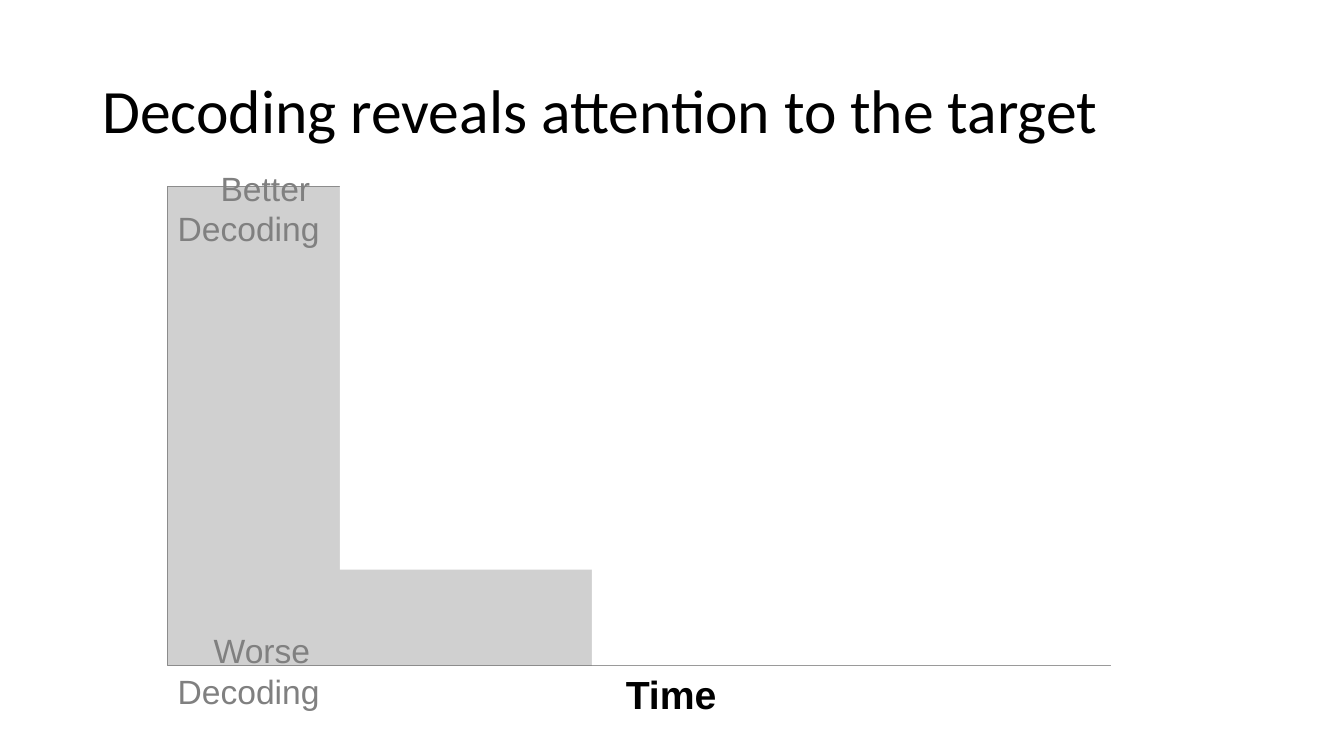
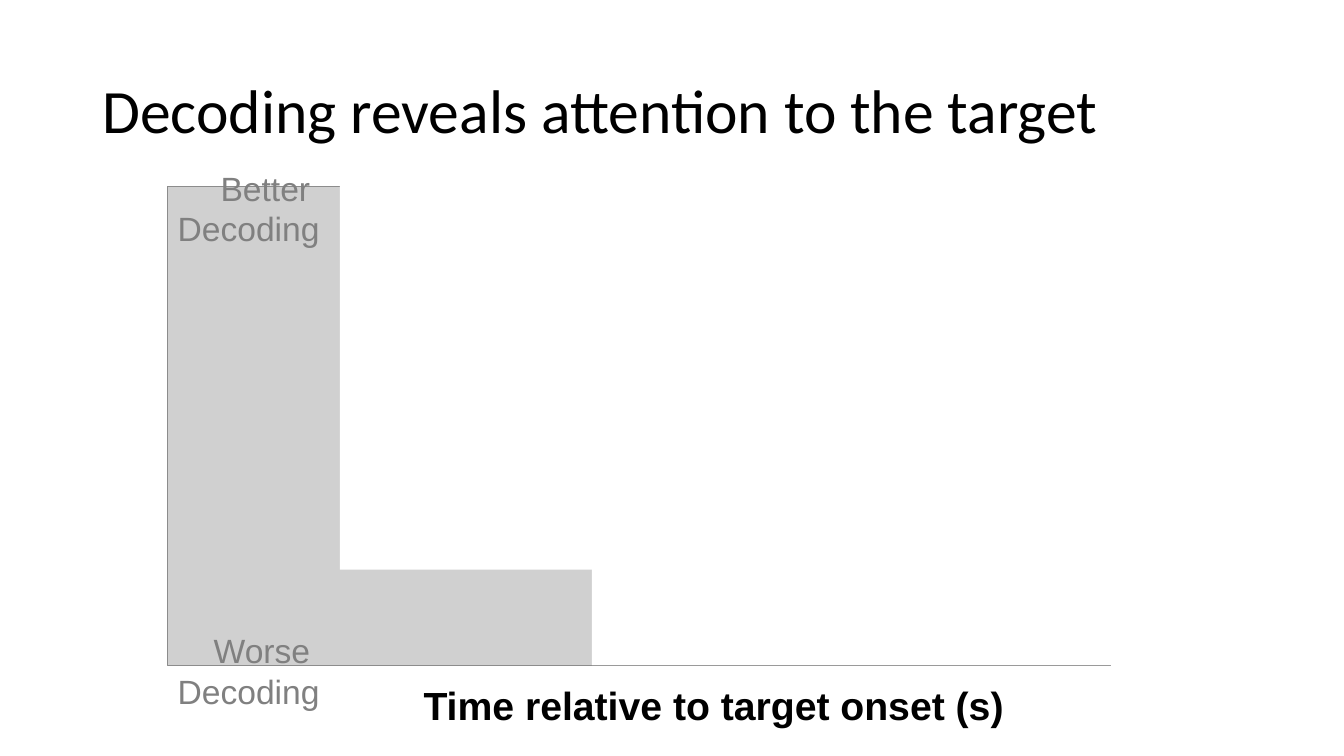
Before and after one commit to haberdashPI/german_track, a slide deck: slide 69 of presentations/ARO_2021/adapting_auditory_attention.pptx. Drawn at 1344x756 pixels with LibreOffice and Linux fonts; fonts in the diff are those of the drawing; grey boxes stand for pictures. Boxes give left, top, right and bottom in pixels: in the first picture for what was removed or moved away, otherwise in the second. Text is boxed around its words. In the diff, an @@ line names an element or a change of style, - is before the commit and + after.

```diff
--- a/presentations/ARO_2021/adapting_auditory_attention.pptx
+++ b/presentations/ARO_2021/adapting_auditory_attention.pptx
@@ text removed at [626, 680, 717, 710] @@
-Time
@@ text added at [424, 691, 1004, 728], 28 pt, text #000000, bold @@
+Time relative to target onset (s)
```
Also in this commit, not shown: 11 other slides changed, 11 slides added, 2 slides removed.
